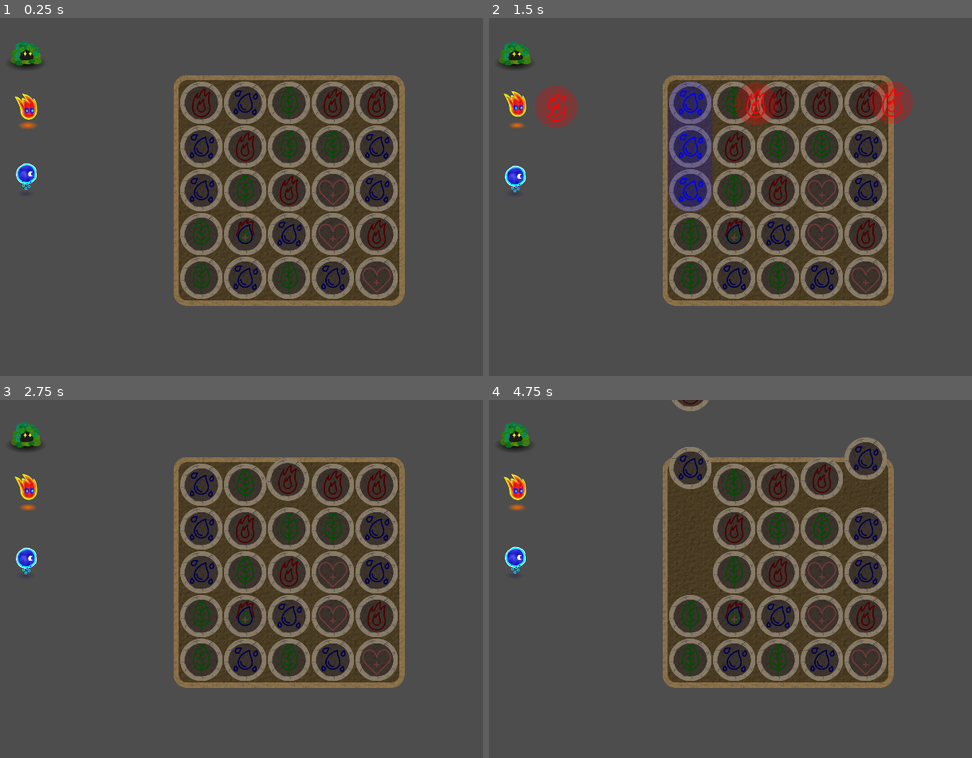
Above: before the commit, frames 1-4 (two rows, left to right).
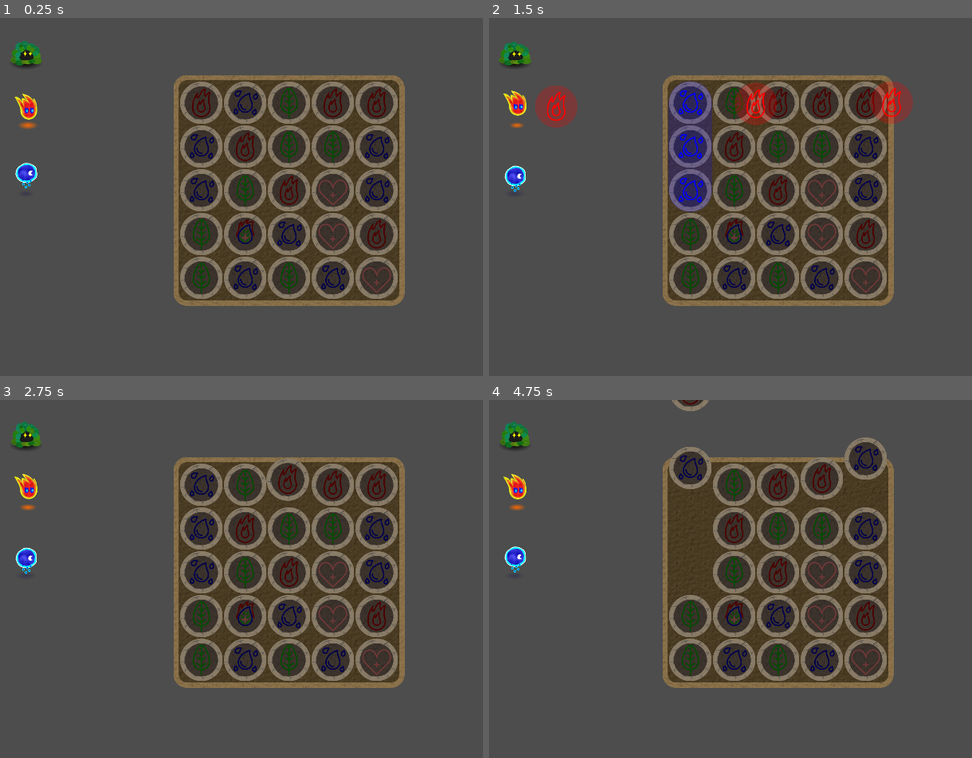
Above: after the commit, the same moments.

Repository: xorblo-doitus/Alygn
Game: Godot game, scene res://room/room.tscn
Same seed, same stepped clock (60 frames per second), same inputs: the game is played once before the commit and once after it.
Inputs (mouse positions are in pixels of both pictures, inside the frame that each line leads up to):
- Up to frame 1 (0.25 s): no input
- Up to frame 2 (1.5 s): drag from (691, 103) to (846, 118) at 0.52 s; drag from (691, 103) to (754, 268) at 1.27 s
- Up to frame 3 (2.75 s): move the mouse to (212, 478) at 2.02 s; click (212, 478) at 2.17 s
- Up to frame 4 (4.75 s): drag from (735, 485) to (595, 525) at 2.77 s; drag from (778, 485) to (817, 579) at 3.52 s; drag from (822, 485) to (687, 489) at 4.27 s

The runs differ from the first frame. In frame 1, 0.1% of the frame differs, in the area x 2-8%, y 21-48%; in frame 2, 0.2%, in the area x 2-17%, y 18-49%; in frame 3, 0.1%; in frame 4, 0.2%.

Commit message:
Improved animations and shadows of Ogwater and Bush

Diff:
--- a/room/elemonster/elemonster_resources/bush.tres
+++ b/room/elemonster/elemonster_resources/bush.tres
@@ -9,6 +9,6 @@
 sprite_texture = ExtResource("3_cq241")
 animation = &"breath"
 shadow_color = Color(0, 0, 0, 1)
-shadow_size = Vector2(0.5, 0.2)
+shadow_size = Vector2(0.405, 0.162)
 shadow_texture = ExtResource("2_o8ori")
 type = 1
--- a/room/elemonster/elemonster_resources/ogwater.tres
+++ b/room/elemonster/elemonster_resources/ogwater.tres
@@ -9,6 +9,6 @@
 sprite_texture = ExtResource("3_tmwor")
 animation = &"floating"
 shadow_color = Color(0, 0, 0.290196, 0.294118)
-shadow_size = Vector2(0.25, 0.1)
+shadow_size = Vector2(0.281, 0.113)
 shadow_texture = ExtResource("2_8n102")
 type = 2
--- a/room/elemonster/elemonster_sprite.tscn
+++ b/room/elemonster/elemonster_sprite.tscn
@@ -61,7 +61,19 @@
 "times": PackedFloat32Array(0, 2, 4),
 "transitions": PackedFloat32Array(1, 1, 1),
 "update": 0,
-"values": [0.0, 10.0, 0.0]
+"values": [0.0, 15.0, 0.0]
+}
+tracks/1/type = "value"
+tracks/1/imported = false
+tracks/1/enabled = true
+tracks/1/path = NodePath("Monster:scale")
+tracks/1/interp = 1
+tracks/1/loop_wrap = true
+tracks/1/keys = {
+"times": PackedFloat32Array(0, 2, 4),
+"transitions": PackedFloat32Array(1, 1, 1),
+"update": 0,
+"values": [Vector2(1, 1), Vector2(1.05, 0.95), Vector2(1, 1)]
 }
 
 [sub_resource type="AnimationLibrary" id="AnimationLibrary_0g1hf"]
